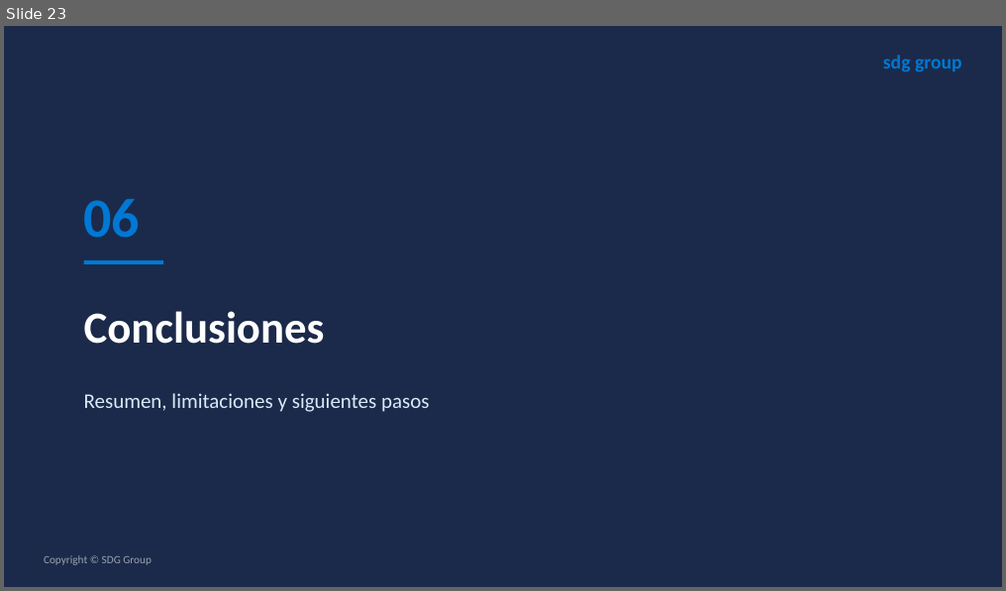
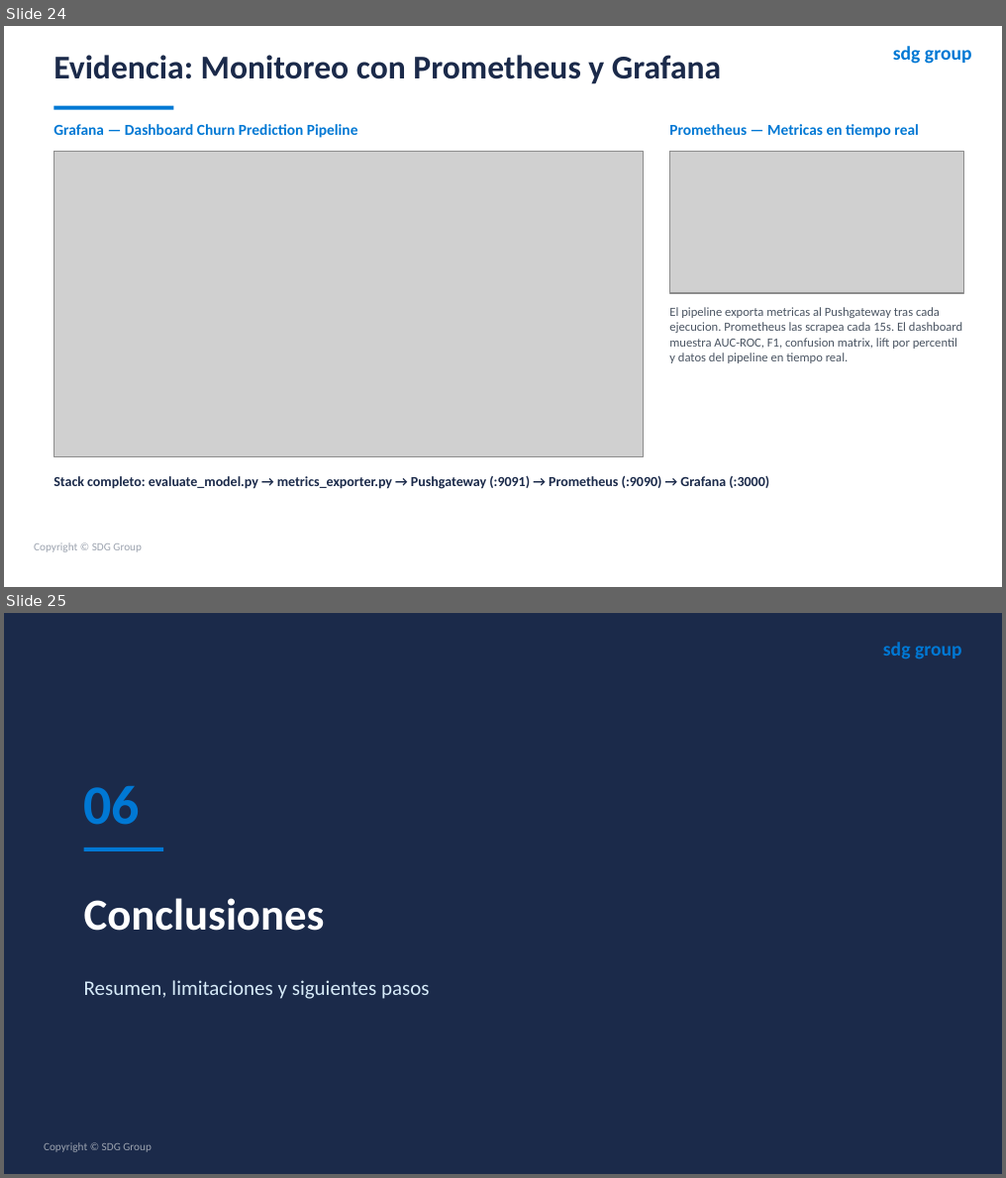
Before and after one commit to TomasUrban0/AI_Test_SDG, a slide deck: Presentacion_Churn_SDG.pptx. Shown one above the other, each under a label of ours: slide 23 before the commit, slides 24 and 25 after it. The pictures are 1006x591 and 1006x1178 pixels, drawn with LibreOffice and Linux fonts; fonts in the diff are those of the drawing; grey boxes stand for pictures. Boxes give left, top, right and bottom in pixels: in the first picture for what was removed or moved away, otherwise in the second. Text is boxed around its words. In the diff, an @@ line names an element or a change of style, - is before the commit and + after.

```diff
--- a/Presentacion_Churn_SDG.pptx
+++ b/Presentacion_Churn_SDG.pptx
@@ slide 24 added at bbox=[4, 26, 1002, 587], background #FFFFFF @@
@@ text added at bbox=[54, 55, 721, 84], 24 pt, text #1B2A4A, bold @@
+Evidencia: Monitoreo con Prometheus y Grafana
@@ text added at bbox=[893, 46, 972, 64], 14 pt, text #0078D4, bold @@
+sdg group
@@ rectangle added at bbox=[54, 106, 173, 110], fill #0078D4 @@
@@ text added at bbox=[54, 124, 358, 138], 11 pt, text #0078D4, bold @@
+Grafana — Dashboard Churn Prediction Pipeline
@@ text added at bbox=[669, 124, 918, 138], 11 pt, text #0078D4, bold @@
+Prometheus — Metricas en tiempo real
@@ picture added at bbox=[54, 152, 644, 457] @@
@@ picture added at bbox=[669, 152, 964, 293] @@
@@ text added at bbox=[669, 307, 962, 364], 9 pt, text #4B5563 @@
+El pipeline exporta metricas al Pushgateway tras cada ejecucion. Prometheus las scrapea cada 15s. El dashboard muestra AUC-ROC, F1, confusion matrix, lift por percentil y datos del pipeline en tiempo real.
@@ text added at bbox=[54, 476, 769, 489], 10 pt, text #1B2A4A, bold @@
+Stack completo: evaluate_model.py → metrics_exporter.py → Pushgateway (:9091) → Prometheus (:9090) → Grafana (:3000)
@@ text added at bbox=[34, 544, 142, 553], 8 pt, text #9CA3AF @@
+Copyright © SDG Group
@@ what was slide 23 is now slide 25 @@
```
Also in this commit, not shown: 4 slides changed, 1 other slide added, 20 other files.
